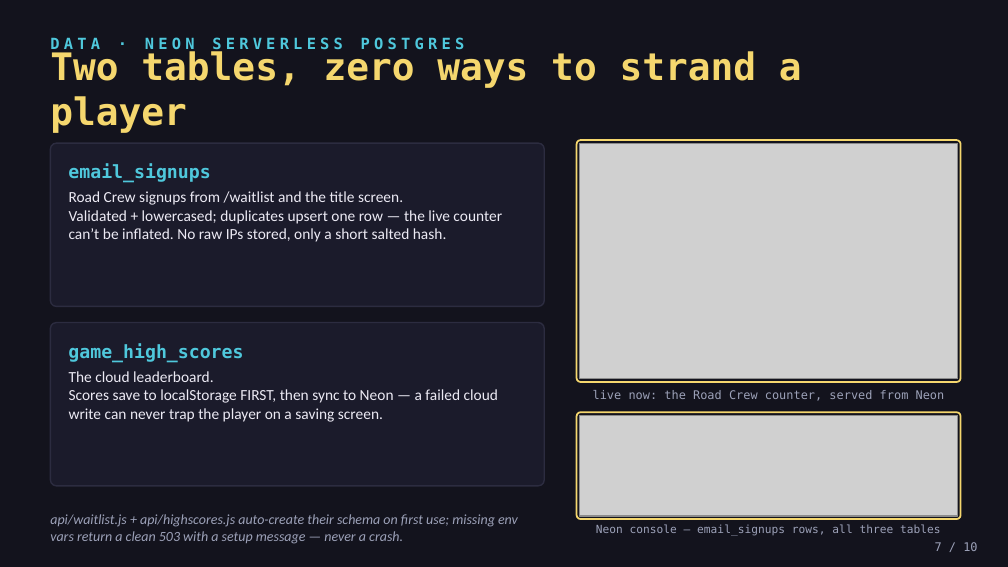
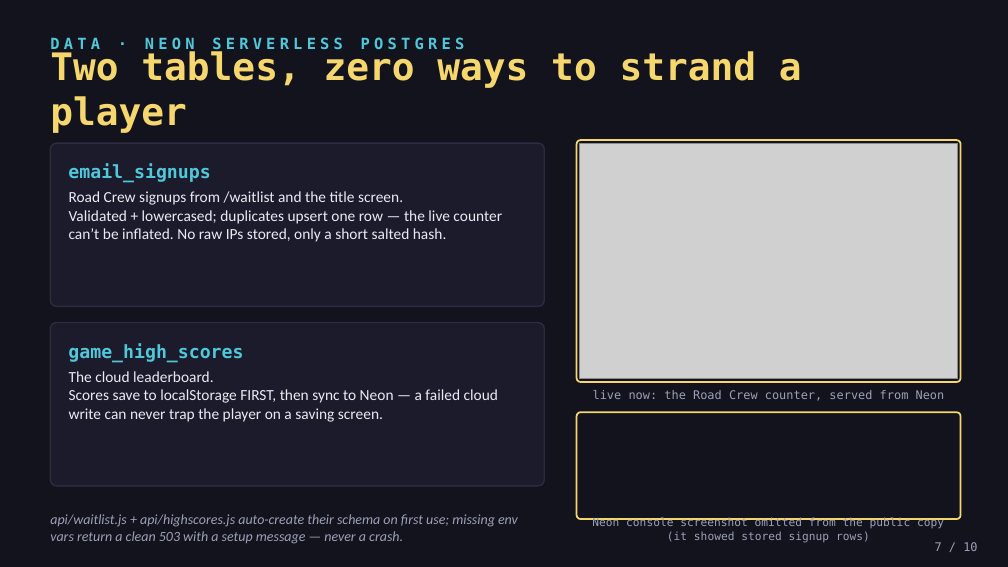
Before and after one commit to fwwright1001-coder/weekend-road-trip, a slide deck: slide 7 of submission-media/ENGR5513-FinalBoss-Presentation.pptx. Drawn at 1008x567 pixels with LibreOffice and Linux fonts; fonts in the diff are those of the drawing; grey boxes stand for pictures. Boxes give left, top, right and bottom in pixels: in the first picture for what was removed or moved away, otherwise in the second. Text is boxed around its words. In the diff, an @@ line names an element or a change of style, - is before the commit and + after.

```diff
--- a/submission-media/ENGR5513-FinalBoss-Presentation.pptx
+++ b/submission-media/ENGR5513-FinalBoss-Presentation.pptx
@@ picture removed at (580, 415, 958, 516) @@
@@ text at (592, 518, 944, 543): text changed @@
-Neon console — email_signups rows, all three tables
+Neon console screenshot omitted from the public copy (it showed stored signup rows)
```
Also in this commit, not shown: 1 other file.
